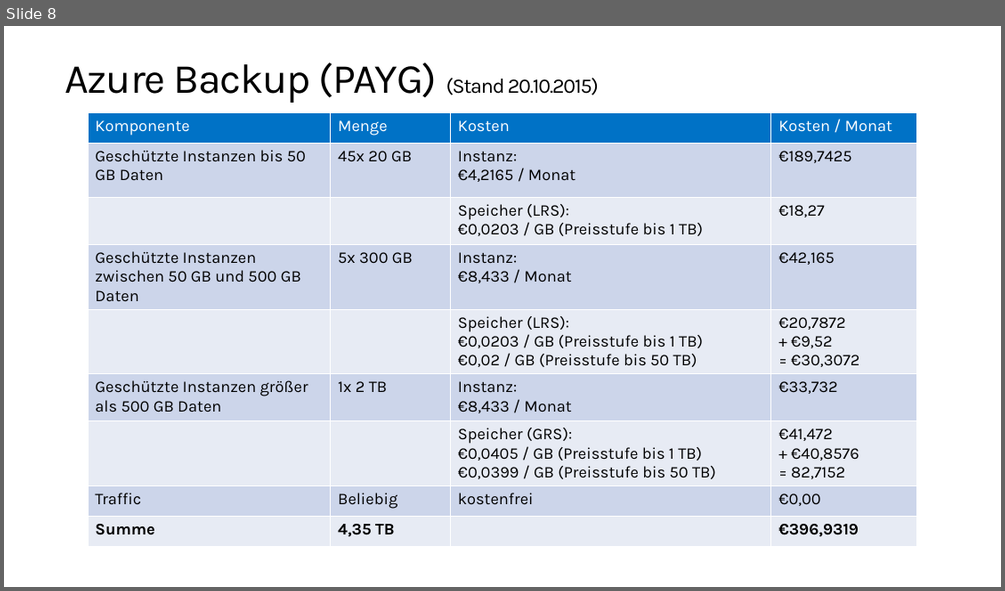
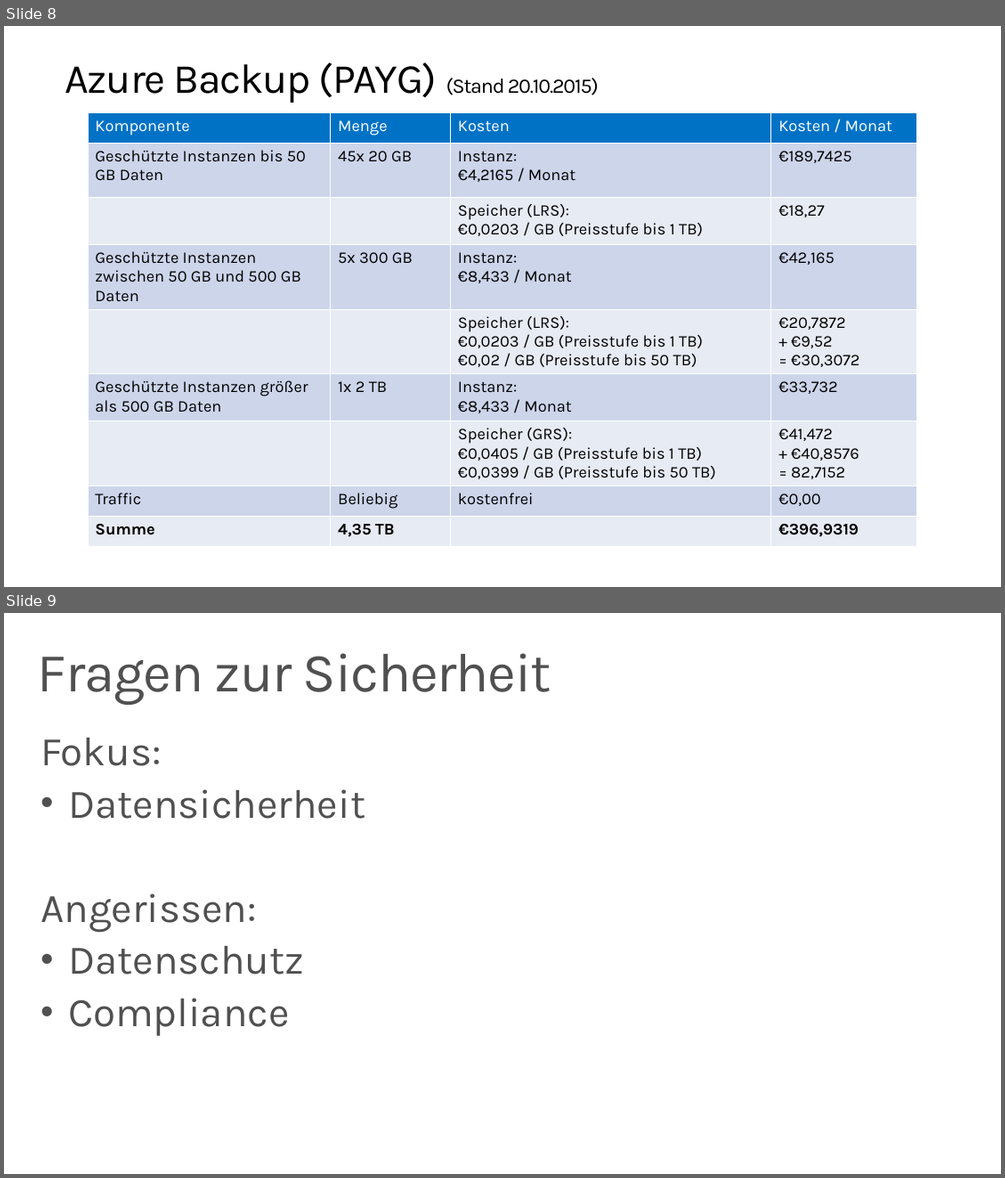
Before and after one commit to pkirch/hybridit15, a slide deck: Modul3/FY16Q2 Azure Kosten & Sicherheit (Hybrid IT 2015).pptx. Shown one above the other, each under a label of ours: slide 8 before the commit, slides 8 and 9 after it. The pictures are 1005x591 and 1005x1178 pixels, drawn with LibreOffice and Linux fonts; fonts in the diff are those of the drawing. Boxes give left, top, right and bottom in pixels: in the first picture for what was removed or moved away, otherwise in the second. Text is boxed around its words. In the diff, an @@ line names an element or a change of style, - is before the commit and + after.

Commit message:
added intro slide for security discussion

```diff
--- a/Modul3/FY16Q2 Azure Kosten & Sicherheit (Hybrid IT 2015).pptx
+++ b/Modul3/FY16Q2 Azure Kosten & Sicherheit (Hybrid IT 2015).pptx
@@ slide 9 added at <box>4,613,1001,1174</box>, background #FFFFFF @@
@@ title added at <box>38,653,551,705</box>, 54 pt, text #505050 @@
+Fragen zur Sicherheit
@@ text added at <box>40,738,365,1036</box>, 40 pt, text #505050 @@
+Fokus:
+• Datensicherheit
+Angerissen:
+• Datenschutz
+• Compliance
```
